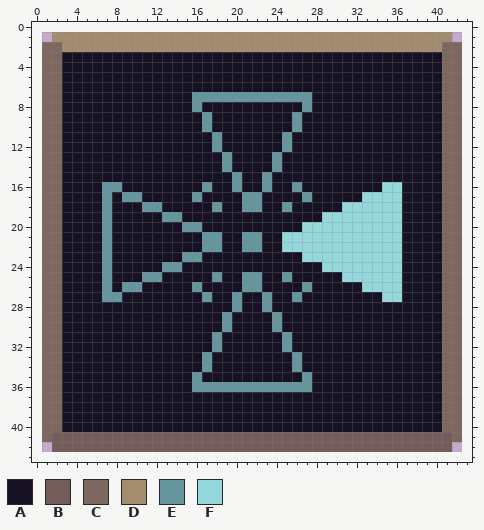
Pixel-art sprite -- assets/image/ui/phase_setup.png. Above, as it was before the edit.
The file is 42x42 pixels. The old version is drawn lined up with the new one, on the new canvas.
Palette (. is transparent): A #161224  B #735c59  C #7d6860  D #a48c6e  E #65969e  F #95d8db
Pixels before, first column x 1:
 1 .DDDDDDDDDDDDDDDDDDDDDDDDDDDDDDDDDDDDDDDD.
 2 CCDDDDDDDDDDDDDDDDDDDDDDDDDDDDDDDDDDDDDDCC
 3 CCAAAAAAAAAAAAAAAAAAAAAAAAAAAAAAAAAAAAAACC
 4 CCAAAAAAAAAAAAAAAAAAAAAAAAAAAAAAAAAAAAAACC
 5 CCAAAAAAAAAAAAAAAAAAAAAAAAAAAAAAAAAAAAAACC
 6 CCAAAAAAAAAAAAAAAAAAAAAAAAAAAAAAAAAAAAAACC
 7 CCAAAAAAAAAAAAAEEEEEEEEEEEEAAAAAAAAAAAAACC
 8 CCAAAAAAAAAAAAAEAAAAAAAAAAEAAAAAAAAAAAAACC
 9 CCAAAAAAAAAAAAAAEAAAAAAAAEAAAAAAAAAAAAAACC
10 CCAAAAAAAAAAAAAAEAAAAAAAAEAAAAAAAAAAAAAACC
11 CCAAAAAAAAAAAAAAAEAAAAAAEAAAAAAAAAAAAAAACC
12 CCAAAAAAAAAAAAAAAEAAAAAAEAAAAAAAAAAAAAAACC
13 CCAAAAAAAAAAAAAAAAEAAAAEAAAAAAAAAAAAAAAACC
14 CCAAAAAAAAAAAAAAAAEAAAAEAAAAAAAAAAAAAAAACC
15 CCAAAAAAAAAAAAAAAAAEAAEAAAAAAAAAAAAAAAAACC
16 CCAAAAEEAAAAAAAAEAAEAAEAAEAAAAAAAAFFAAAACC
17 CCAAAAEAEEAAAAAEAAAAEEAAAAEAAAAAFFFFAAAACC
18 CCAAAAEAAAEEAAAAAEAAEEAAEAAAAAFFFFFFAAAACC
19 CCAAAAEAAAAAEEAAAAAAAAAAAAAAFFFFFFFFAAAACC
20 CCAAAAEAAAAAAAEEAAAAAAAAAAFFFFFFFFFFAAAACC
21 CCAAAAEAAAAAAAAAEEAAEEAAFFFFFFFFFFFFAAAACC
22 CCAAAAEAAAAAAAAAEEAAEEAAFFFFFFFFFFFFAAAACC
23 CCAAAAEAAAAAAAEEAAAAAAAAAAFFFFFFFFFFAAAACC
24 CCAAAAEAAAAAEEAAAAAAAAAAAAAAFFFFFFFFAAAACC
25 CCAAAAEAAAEEAAAAAEAAEEAAEAAAAAFFFFFFAAAACC
26 CCAAAAEAEEAAAAAEAAAAEEAAAAEAAAAAFFFFAAAACC
27 CCAAAAEEAAAAAAAAEAAEAAEAAEAAAAAAAAFFAAAACC
28 CCAAAAAAAAAAAAAAAAAEAAEAAAAAAAAAAAAAAAAACC
29 CCAAAAAAAAAAAAAAAAEAAAAEAAAAAAAAAAAAAAAACC
30 CCAAAAAAAAAAAAAAAAEAAAAEAAAAAAAAAAAAAAAACC
31 CCAAAAAAAAAAAAAAAEAAAAAAEAAAAAAAAAAAAAAACC
32 CCAAAAAAAAAAAAAAAEAAAAAAEAAAAAAAAAAAAAAACC
33 CCAAAAAAAAAAAAAAEAAAAAAAAEAAAAAAAAAAAAAACC
34 CCAAAAAAAAAAAAAAEAAAAAAAAEAAAAAAAAAAAAAACC
35 CCAAAAAAAAAAAAAEAAAAAAAAAAEAAAAAAAAAAAAACC
36 CCAAAAAAAAAAAAAEEEEEEEEEEEEAAAAAAAAAAAAACC
37 CCAAAAAAAAAAAAAAAAAAAAAAAAAAAAAAAAAAAAAACC
38 CCAAAAAAAAAAAAAAAAAAAAAAAAAAAAAAAAAAAAAACC
39 CCAAAAAAAAAAAAAAAAAAAAAAAAAAAAAAAAAAAAAACC
40 CCAAAAAAAAAAAAAAAAAAAAAAAAAAAAAAAAAAAAAACC
41 CBBBBBBBBBBBBBBBBBBBBBBBBBBBBBBBBBBBBBBBBC
42 .BBBBBBBBBBBBBBBBBBBBBBBBBBBBBBBBBBBBBBBB.
After the commit:
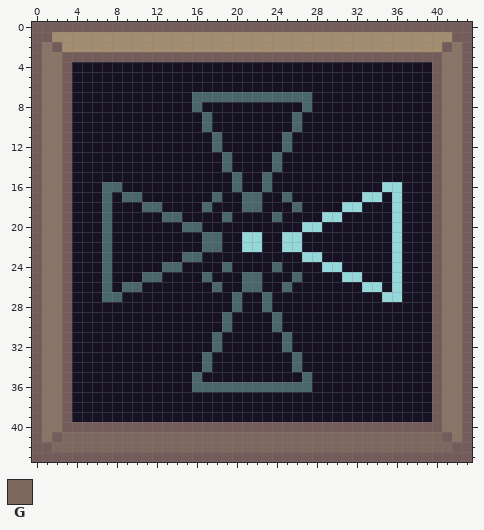
Colours new in this view: G #7d6860
Changes in this commit:
canvas 42x42 -> 44x44, the old top-left corner now at 1,1
colour C: #7d6860 -> #8a7466
colour E: #65969e -> #4a676d
Changed rows in their new state; - is a pixel that keeps its letter.
first column x 0:
 0 BBBBBBBBBBBBBBBBBBBBBBBBBBBBBBBBBBBBBBBBBBBB
 1 BB----------------------------------------BB
 2 B-B--------------------------------------B-B
 3 B--BBBBBBBBBBBBBBBBBBBBBBBBBBBBBBBBBBBBBB--B
 4 B--B------------------------------------B--B
 5 B--B------------------------------------B--B
 6 B--B------------------------------------B--B
 7 B--B------------------------------------B--B
 8 B--B------------------------------------B--B
 9 B--B------------------------------------B--B
10 B--B------------------------------------B--B
11 B--B------------------------------------B--B
12 B--B------------------------------------B--B
13 B--B------------------------------------B--B
14 B--B------------------------------------B--B
15 B--B------------------------------------B--B
16 B--B-------------A--------A-------------B--B
17 B--B------------A-E------E-A-------A----B--B
18 B--B-------------EA------AE------AAA----B--B
19 B--B---------------E----E------AAAAA----B--B
20 B--B-------------------------AAAAAAA----B--B
21 B--B-----------------FF----AAAAAAAAA----B--B
22 B--B-----------------FF----AAAAAAAAA----B--B
23 B--B-------------------------AAAAAAA----B--B
24 B--B---------------E----E------AAAAA----B--B
25 B--B-------------EA------AE------AAA----B--B
26 B--B------------A-E------E-A-------A----B--B
27 B--B-------------A--------A-------------B--B
28 B--B------------------------------------B--B
29 B--B------------------------------------B--B
30 B--B------------------------------------B--B
31 B--B------------------------------------B--B
32 B--B------------------------------------B--B
33 B--B------------------------------------B--B
34 B--B------------------------------------B--B
35 B--B------------------------------------B--B
36 B--B------------------------------------B--B
37 B--B------------------------------------B--B
38 B--B------------------------------------B--B
39 B--B------------------------------------B--B
40 B--BBBBBBBBBBBBBBBBBBBBBBBBBBBBBBBBBBBBBB--B
41 B--GGGGGGGGGGGGGGGGGGGGGGGGGGGGGGGGGGGGGG--B
42 BBGGGGGGGGGGGGGGGGGGGGGGGGGGGGGGGGGGGGGGGGBB
43 BBBBBBBBBBBBBBBBBBBBBBBBBBBBBBBBBBBBBBBBBBBB
Where, in picture pixels (left, top, right, bottom), the same in both pictures:
changed: (32, 22, 472, 462)
